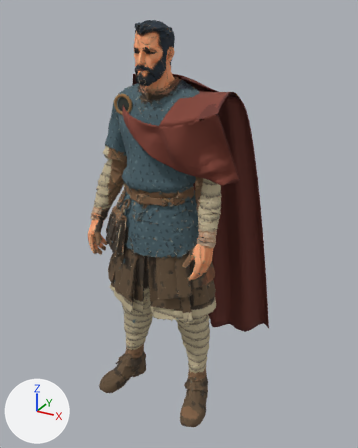
Before and after pictures for a commit that changed the glTF model apps/client/src/props/art-study/source-mercenary/mercenary-embroidered.glb.
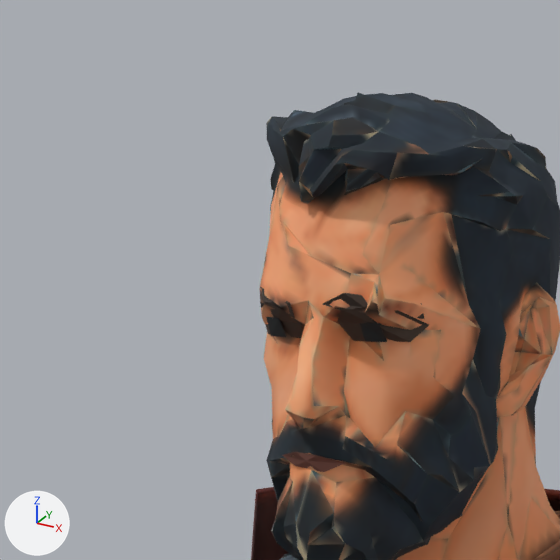
The first picture shows the older version from a camera (50 mm lens) standing at (1.214, -2.14, 2.089) and looking at (0.03, 0.013, 1.012). The close-ups show the older and then the newer version on the part from 27% to 49% of the width and 2% to 19% of the height of that picture. Only the edits that show in the close-ups are written down. Every picture has the same lights, and +X, +Y and +Z are marked at lower left. Where no turn or scale is listed for an object, it has been applied to the vertices. Vertices at exactly the same position are counted once.

In view in the first close-up: 'mercenary-embroidered runtime mesh'.
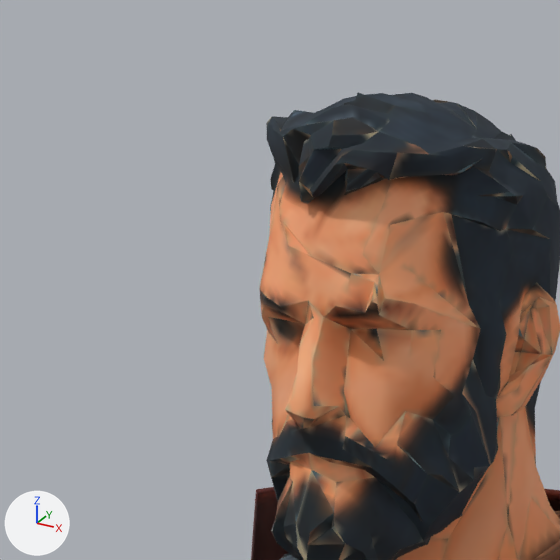
The change, as a list of edits to the scene's bpy script:
```text
Change mat_cape_lining___dark_russet_002:
    where n0 = _N.new('ShaderNodeBsdfPrincipled'); n0.name = 'Principled BSDF'
    add n0.inputs[0].default_value = (0.145, 0.035, 0.025, 1.0)  # 'Base Color', dark red #6a352c
    remove n2 = _N.new('ShaderNodeMix'); n2.name = 'Mix'
    remove n2.data_type = 'RGBA'
    remove n2.blend_type = 'MULTIPLY'
    remove n2.inputs[0].default_value = 1.0  # 'Factor'
    remove n2.inputs[7].default_value = (0.145, 0.035, 0.025, 1.0)  # 'B', dark red #6a352c
    remove n3 = _N.new('ShaderNodeVertexColor'); n3.name = 'Color Attribute'
    remove _L.new(n2.outputs[2], n0.inputs[0])  # 'Result' to 'Base Color'
    remove _L.new(n3.outputs[0], n2.inputs[6])  # 'Color' to 'A'
Change mat_mercenary___pixel_painted_material_atlas_002:
    remove n2 = _N.new('ShaderNodeMix'); n2.name = 'Mix'
    remove n2.data_type = 'RGBA'
    remove n2.blend_type = 'MULTIPLY'
    remove n2.inputs[0].default_value = 1.0  # 'Factor'
    remove n3 = _N.new('ShaderNodeVertexColor'); n3.name = 'Color Attribute'
    where n0 = _N.new('ShaderNodeBsdfPrincipled'); n0.name = 'Principled BSDF'
    where n4 = _N.new('ShaderNodeTexImage'); n4.name = 'Image Texture'
    remove _L.new(n2.outputs[2], n0.inputs[0])  # 'Result' to 'Base Color'
    remove _L.new(n3.outputs[0], n2.inputs[7])  # 'Color' to 'B'
    remove _L.new(n4.outputs[0], n2.inputs[6])  # 'Color' to 'A'
    add _L.new(n4.outputs[0], n0.inputs[0])  # 'Color' to 'Base Color'
Change me_sphere_003:
    used by ob_mercenary_embroidered_runtime_mesh; location = (-0.0006, -0.1425, 0.0)
    remove me_sphere_003.from_pydata(...)  # 21233 vertices, 42462 faces; spans x -0.48..0.49, y -0.23..0.51, z 0.0..2.03
    add me_sphere_003.from_pydata(...)  # 21190 vertices, 42426 faces; spans x -0.48..0.49, y -0.23..0.51, z 0.0..2.03
    me_sphere_003 part 1: 7 loose pieces with 43 vertices, spanning x -0.06..0.06, y -0.14..-0.07, z 1.83..1.93, are deleted
    other edits to the shape of me_sphere_003 do not show in these pictures
    remove me_sphere_003.materials.append(mat_mercenary_embroidered_fitted_facial_features_palette)
```

Location of each change, [x1, y1, x2, y2] in pixels of the close-ups (560 x 560 px):
'mercenary-embroidered runtime mesh', recoloured, reshaped: [251, 93, 560, 560] in both
part 1 of me_sphere_003, deleted: before [260, 287, 429, 472]
